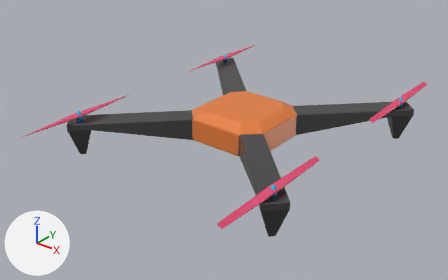
Two versions of the Blender file Assets/Models/Drones/Low_Poly_Drone01.blend, one commit apart.
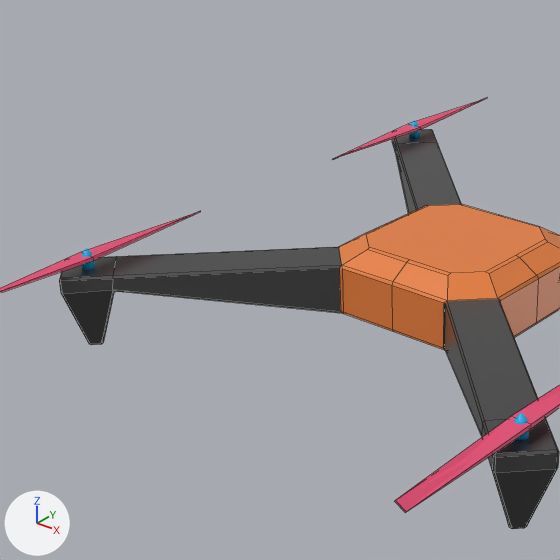
Each version appears first whole from a 50 mm lens placed at (5.99, -8.05, 4.52), pointed at (-0.2, -0.31, -0.28), and next in a close-up on the part from 9% to 65% of the width and 0% to 89% of the height. The axes (+X, +Y, +Z) are drawn at lower left. The lights are the same throughout. The close-ups show mesh edges as thin lines.

Names of what the first close-up shows: 'DroneBody', 'Propeller02', 'Propeller03', 'Propeller04'.
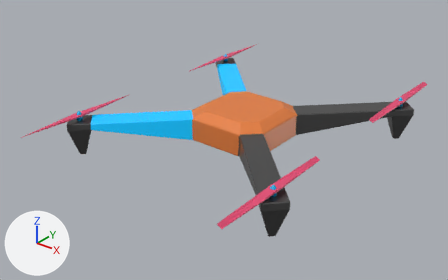
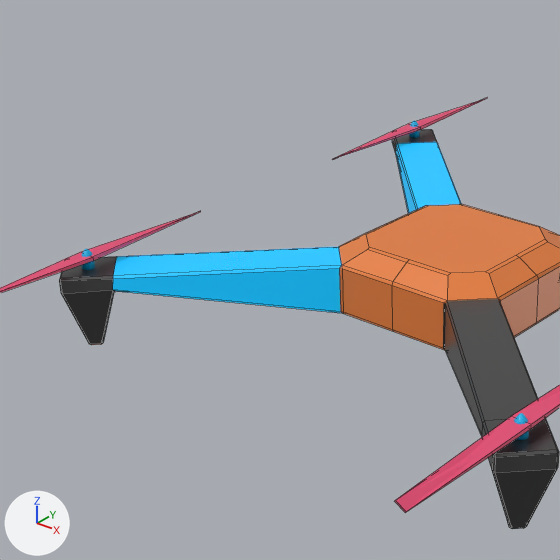
Boxes [x1, y1, x2, y2] around the edits, measured in the close-ups (560 x 560 px):
part 1 of me_cube, recoloured (grey to cyan): [113, 247, 342, 313] in both
part 2 of me_cube, recoloured (grey to cyan): [396, 142, 461, 214] in both

The change, as a diff of the scene's bpy script:
```diff
--- a/Assets/Models/Drones/Low_Poly_Drone01.blend.py
+++ b/Assets/Models/Drones/Low_Poly_Drone01.blend.py
@@ mat_frontarmmat @@
+mat_frontarmmat = principled_material('FrontArmMat')
+mat_frontarmmat.base_color = (0.0, 0.397, 1.0)  # blue #00a9ff
+mat_frontarmmat.emission_color = (0.0, 0.203, 0.287)  # cyan #007c92
+mat_frontarmmat.emission_strength = 1.0
@@ me_cube @@
 me_cube.from_pydata(...)  # 140 vertices, 130 faces; spans x -2.28..2.28, y -2.28..2.28, z -0.45..0.32
 # used by ob_dronebody; location = (0.0, 0.0, 0.0)
+# me_cube part 1: all 12 faces centred in x -1.8..-0.7, y -1.8..-0.7, z -0.19..0.2 switch from mat_armmat (dark grey #626262) to mat_frontarmmat (blue #00a9ff)
+# me_cube part 2: all 10 faces centred in x -1.8..-1.11, y 1.11..1.8, z -0.06..0.2 switch from mat_armmat (dark grey #626262) to mat_frontarmmat (blue #00a9ff)
 me_cube.materials.append(mat_bodymat)
```
